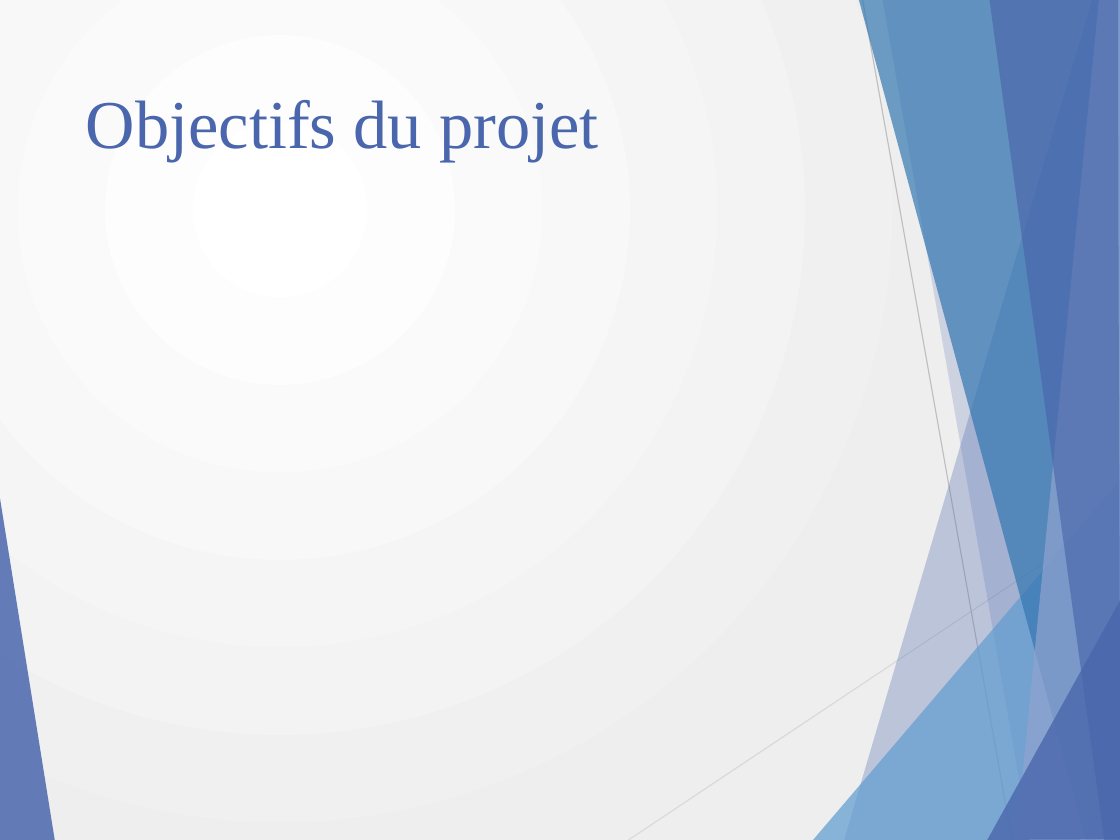
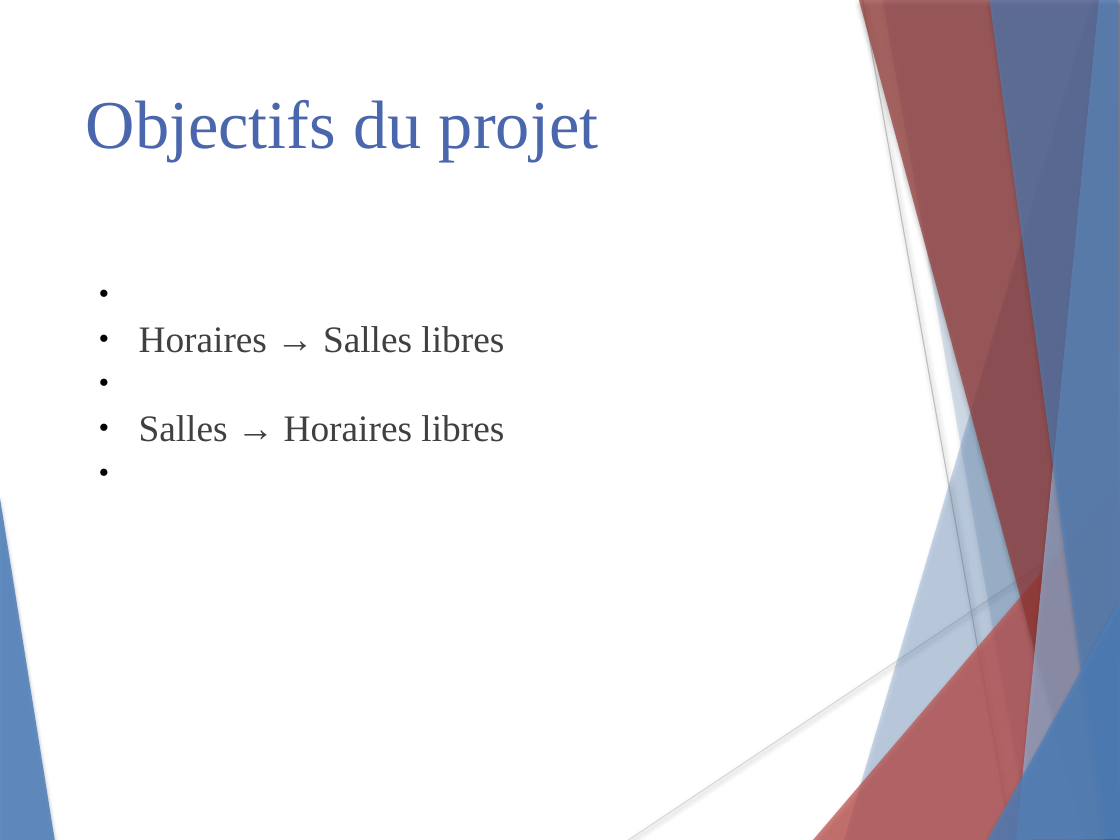
Before and after one commit to Nyahon/PRO, a slide deck: slide 2 of DARYLL.pptx. Drawn at 1120x840 pixels with LibreOffice and Linux fonts; fonts in the diff are those of the drawing. Boxes give left, top, right and bottom in pixels: in the first picture for what was removed or moved away, otherwise in the second. Text is boxed around its words. In the diff, an @@ line names an element or a change of style, - is before the commit and + after.

```diff
--- a/DARYLL.pptx
+++ b/DARYLL.pptx
@@ background gradient #FFFFFF to #EEEEEE to #FFFFFF @@
@@ freeform shape at (844, 0, 1120, 840): fill #4A66AC at 30% opacity to #4F81BD at 30% opacity; shadow on @@
@@ freeform shape at (859, 0, 1120, 840): fill #3477B2 at 70% opacity to #953735 at 70% opacity; shadow on @@
@@ line (862, 0) - (1012, 840): stroke #BFBFBF 0.75 pt to #BFBFBF 0.74 pt @@
@@ freeform shape at (883, 0, 1120, 840): fill #4A66AC at 20% opacity to #4F81BD at 20% opacity; shadow on @@
@@ freeform shape at (989, 0, 1120, 840): fill #4A66AC at 65% opacity to #4F81BD at 65% opacity; shadow on @@
@@ freeform shape at (1016, 0, 1120, 840): fill #90A2CF at 70% opacity to #95B3D7 at 70% opacity; shadow on @@
@@ text added at (139, 326, 504, 442), 24 pt, text #404040 @@
+● Horaires → Salles libres
+● Salles → Horaires libres
@@ freeform shape at (0, 492, 55, 840): fill #4A66AC at 85% opacity to #4F81BD at 85% opacity; shadow on @@
@@ freeform shape at (813, 480, 1120, 840): fill #629DD1 at 72% opacity to #C0504D at 72% opacity; shadow on @@
@@ line (628, 840) - (1120, 512): stroke #D9D9D9 0.75 pt to #D9D9D9 0.74 pt @@
@@ freeform shape at (987, 599, 1120, 840): fill #4A66AC at 80% opacity to #4F81BD at 80% opacity; shadow on @@
```
Also in this commit, not shown: 4 other slides changed, 7 slides added, 2 slides removed, 1 other file.
